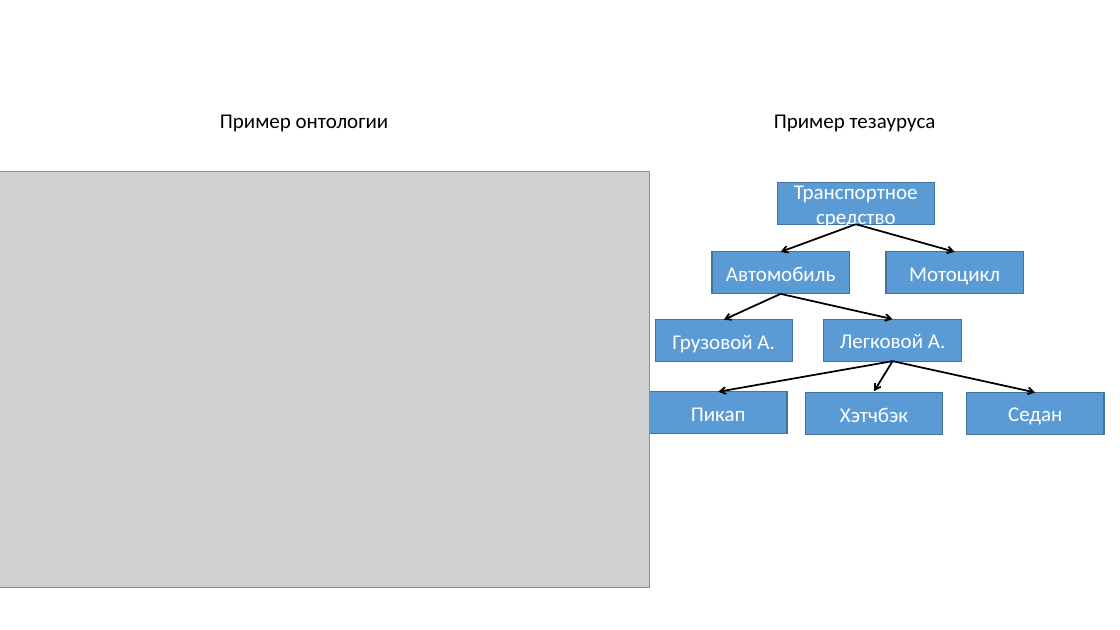
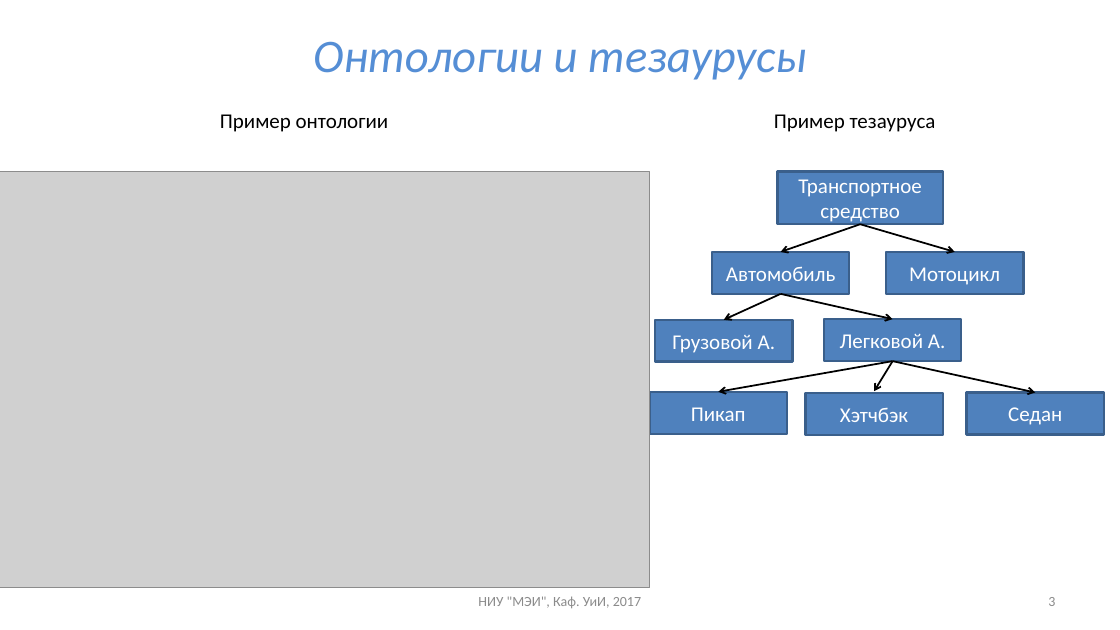
Before and after one commit to uii-mpei/uii-mpei.github.io, a slide deck: slide 3 of study/courses/iis/IIS_lec_2.pptx (slide 2 before the commit). Drawn at 1120x630 pixels with LibreOffice and Linux fonts; fonts in the diff are those of the drawing; grey boxes stand for pictures. Boxes give left, top, right and bottom in pixels: in the first picture for what was removed or moved away, otherwise in the second. Text is boxed around its words. In the diff, an @@ line names an element or a change of style, - is before the commit and + after.

```diff
--- a/study/courses/iis/IIS_lec_2.pptx
+++ b/study/courses/iis/IIS_lec_2.pptx
@@ title added at bbox=[313, 41, 807, 80], 40 pt, text #558ED5, italic @@
+Онтологии и тезаурусы
@@ fill #5B9BD5 to #4F81BD; outline #43739E 1 pt to #3A5F8C 2 pt in 8 elements at bbox=[712, 252, 850, 294], bbox=[655, 320, 793, 362], bbox=[824, 319, 962, 361], bbox=[806, 393, 944, 435], bbox=[649, 392, 787, 434], bbox=[967, 392, 1105, 434], bbox=[886, 252, 1024, 294], bbox=[778, 171, 944, 224] @@
@@ rectangle "Транспортное средство": place and size @@
-rectangle "Транспортное средство" at bbox=[778, 182, 934, 224]
+rectangle "Транспортное средство" at bbox=[778, 171, 944, 224]
@@ arrow moved from (856, 224) - (781, 252) to (860, 224) - (781, 252) @@
@@ arrow moved from (856, 224) - (955, 252) to (860, 224) - (955, 252) @@
@@ text added at bbox=[478, 596, 641, 608], 12 pt, text #8C8C8C @@
+НИУ "МЭИ", Каф. УиИ, 2017
@@ page number added at bbox=[1048, 597, 1055, 606], 12 pt, text #8C8C8C @@
+3
```
Also in this commit, not shown: 3 other slides changed, 19 slides added, 2 other files.
